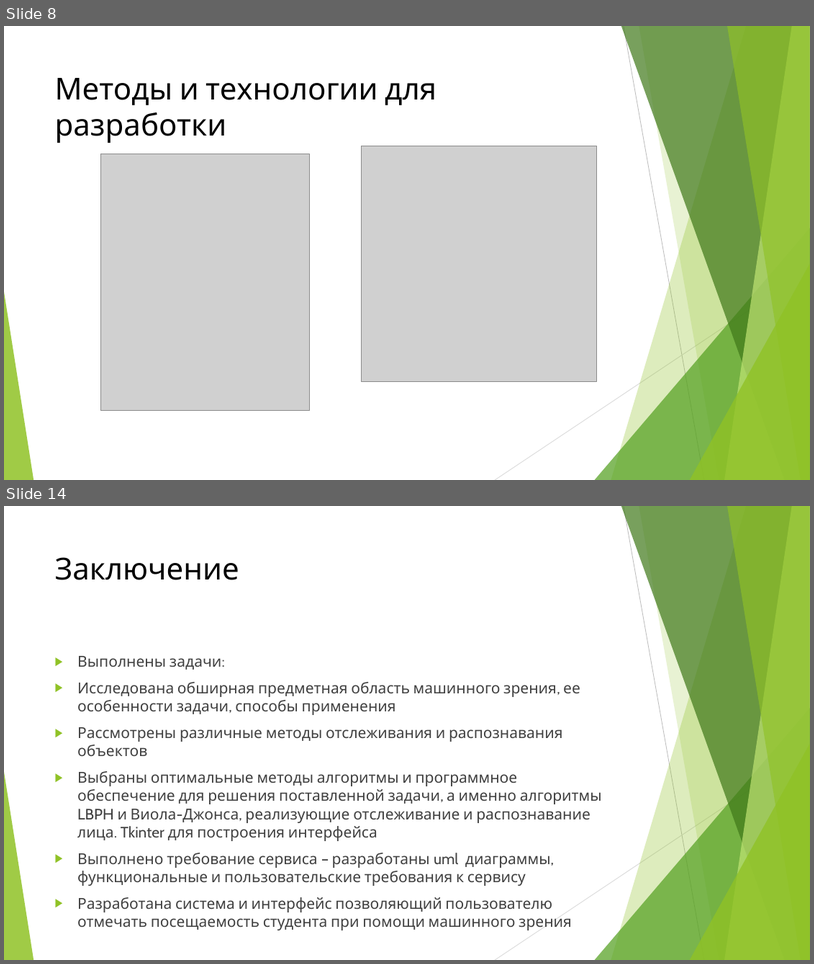
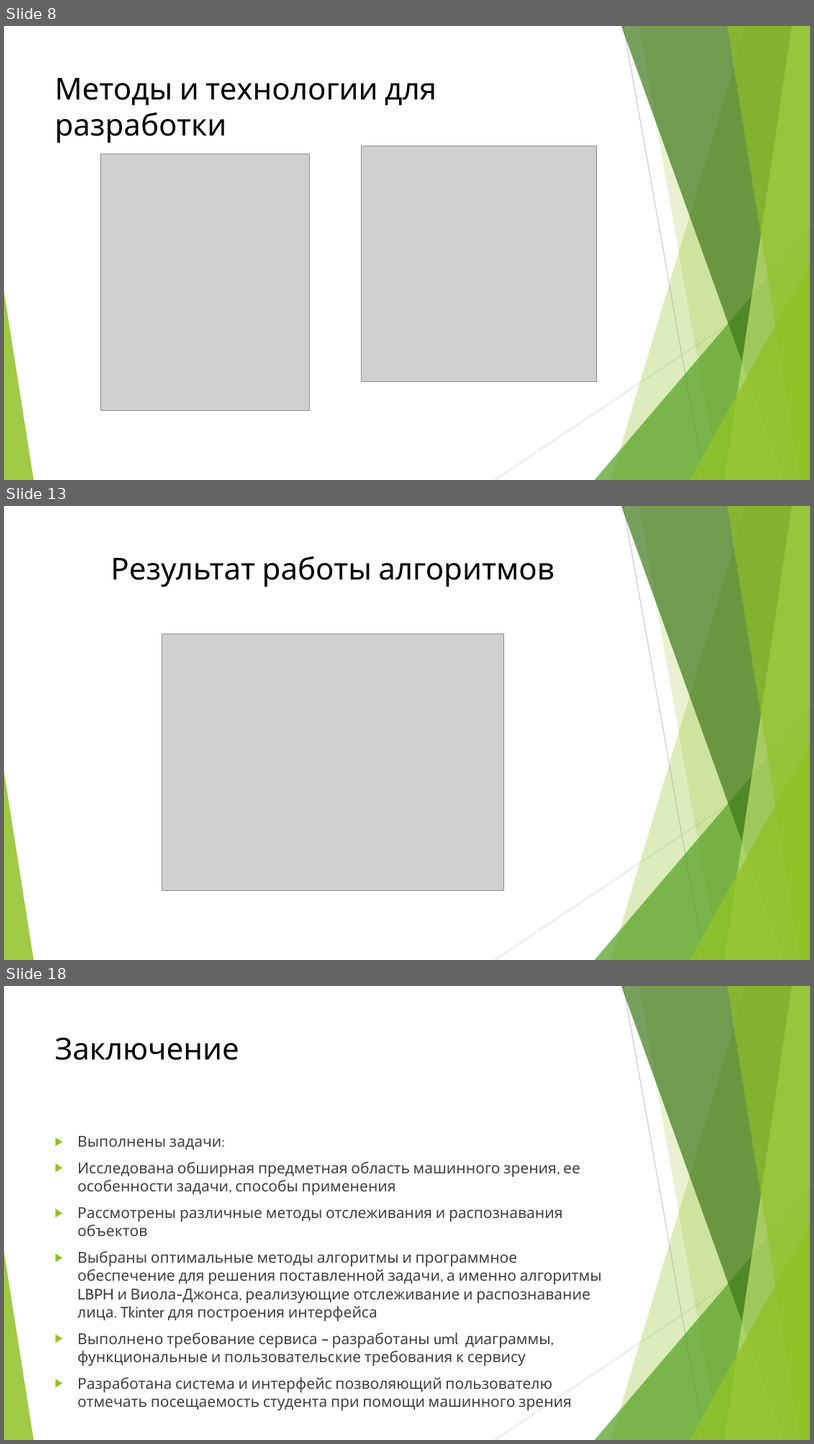
Before and after one commit to z3r069-lab/diploma, a slide deck: презентация_диплом_квасов_ПИ191(2).pptx. Shown one above the other, each under a label of ours: slides 8 and 14 before the commit, slides 8, 13 and 18 after it; the slides between them are not shown. The pictures are 814x964 and 814x1444 pixels, drawn with LibreOffice and Linux fonts; fonts in the diff are those of the drawing; grey boxes stand for pictures. Boxes give left, top, right and bottom in pixels: in the first picture for what was removed or moved away, otherwise in the second. Text is boxed around its words. In the diff, an @@ line names an element or a change of style, - is before the commit and + after.

```diff
--- a/презентация_диплом_квасов_ПИ191(2).pptx
+++ b/презентация_диплом_квасов_ПИ191(2).pptx
@@ slide 13 added at (x1=4, y1=506, x2=810, y2=960), background #FFFFFF; not listed: 10 template elements that a slide beside it also shows @@
@@ title added at (x1=111, y1=556, x2=555, y2=587), 36 pt, text #000000 @@
+Результат работы алгоритмов
@@ picture added at (x1=162, y1=633, x2=504, y2=890) @@
@@ what was slide 14 is now slide 18 @@
```
Also in this commit, not shown: 5 slides changed, 3 other slides added.
